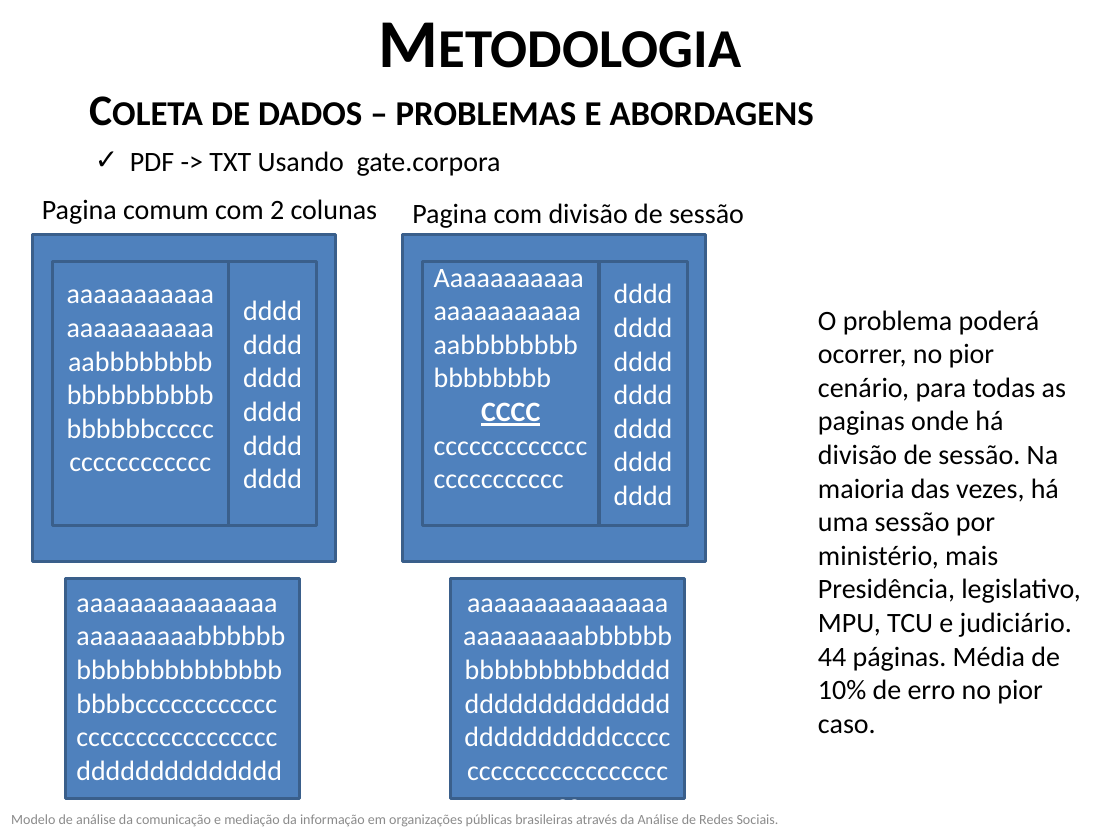
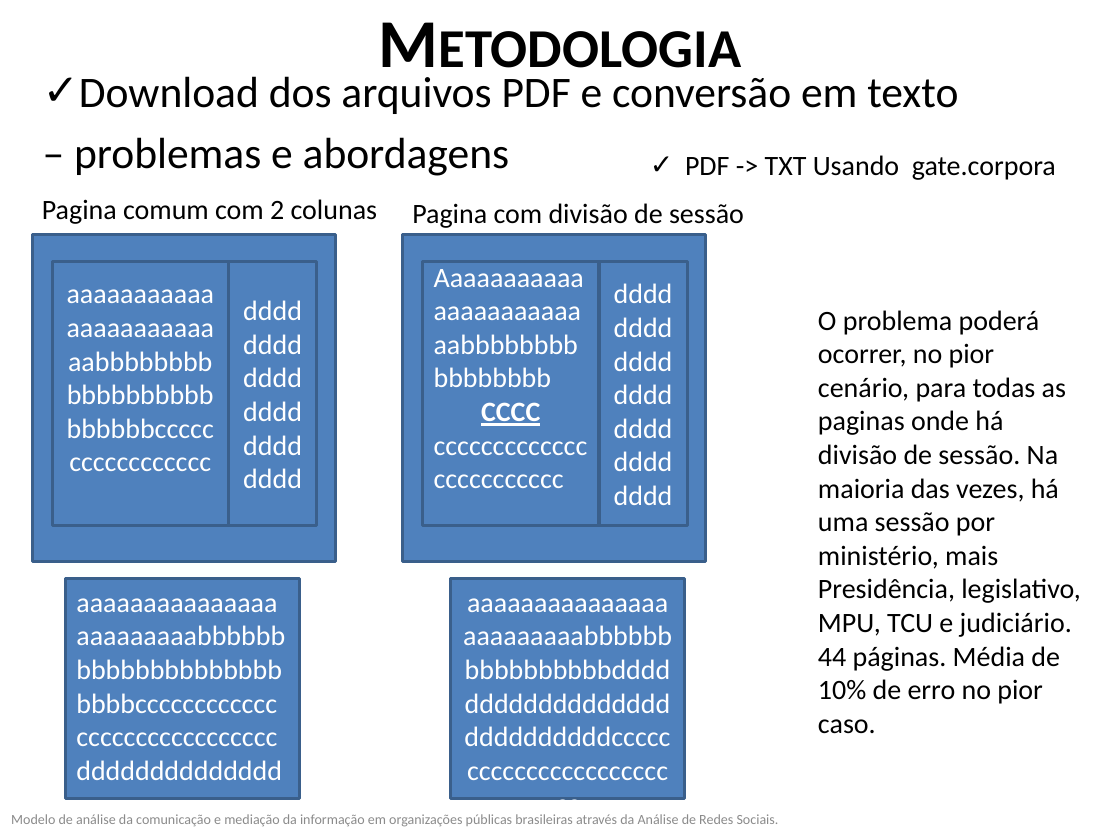
Before and after one commit to frubbs/analisador-dou, a slide deck: slide 15 of Dissertacao/Apresentação1.pptx (slide 16 before the commit). Drawn at 1120x840 pixels with LibreOffice and Linux fonts; fonts in the diff are those of the drawing. Boxes give left, top, right and bottom in pixels: in the first picture for what was removed or moved away, otherwise in the second. Text is boxed around its words. In the diff, an @@ line names an element or a change of style, - is before the commit and + after.

```diff
--- a/Dissertacao/Apresentação1.pptx
+++ b/Dissertacao/Apresentação1.pptx
@@ text at [74,76,958,176]: text changed; bold off @@
-  Coleta de dados – problemas e abordagens
+  ✓ Download dos arquivos PDF e conversão em texto
+  – problemas e abordagens
@@ text "PDF -> TXT Usando gate.corpora": place and size @@
-text "PDF -> TXT Usando gate.corpora" at [130,151,501,176]
+text "PDF -> TXT Usando gate.corpora" at [685,155,1056,180]
```
Also in this commit, not shown: 7 other slides changed, 7 slides added, 5 slides removed, 18 other files.
